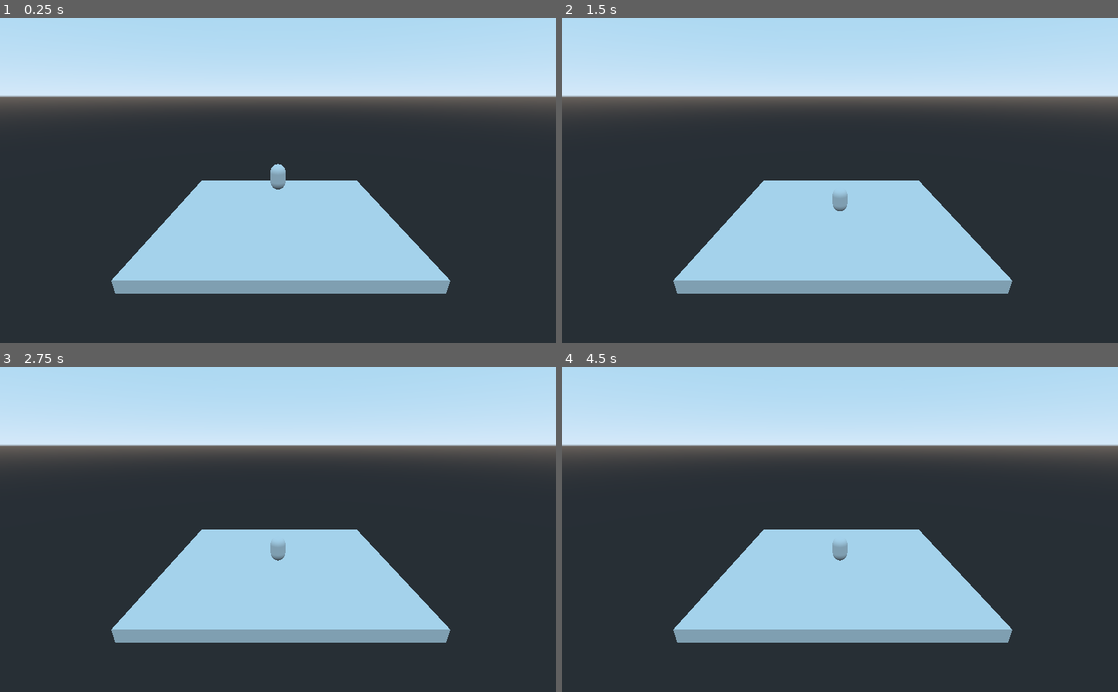
Above: before the commit, frames 1-4 (two rows, left to right).
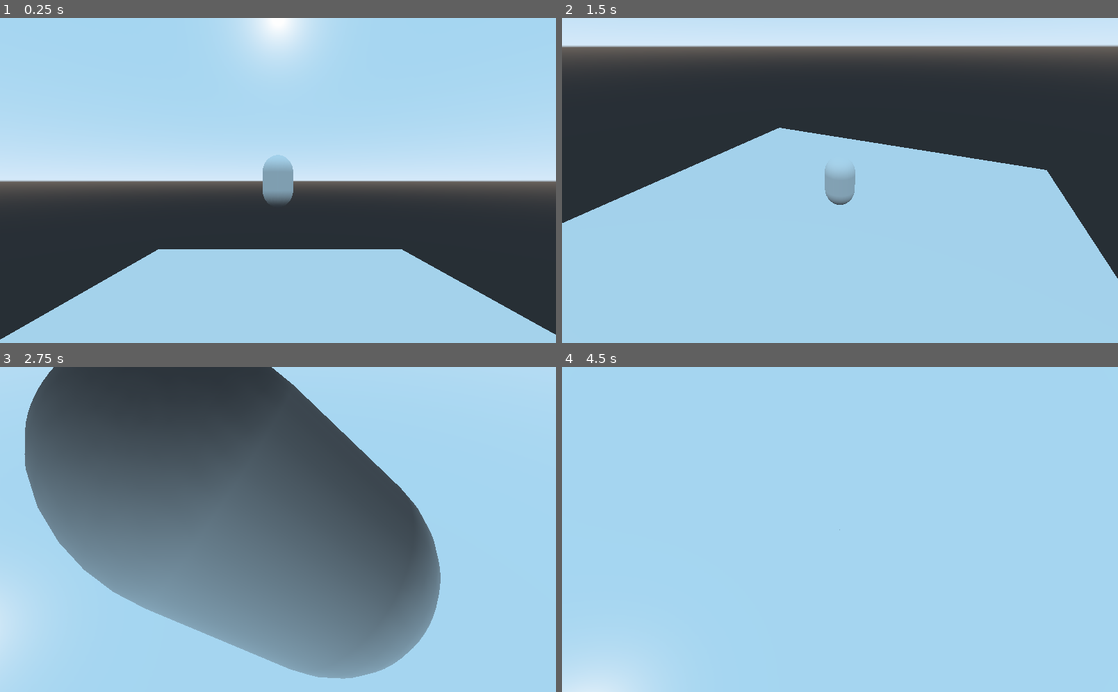
Above: after the commit, the same moments.

Repository: ayylol/CumbriaJam
Game: Godot game, scene res://MainGame.tscn
Two runs of this game, one before a commit and one after it. Both use one fixed random seed, a clock stepped at 60 frames per second and the inputs below.
Inputs (mouse positions are in pixels of both pictures, inside the frame that each line leads up to):
- Up to frame 1 (0.25 s): no input
- Up to frame 2 (1.5 s): move the mouse to (962, 164) at 0.52 s; tap Enter at 1.25 s; move the mouse to (728, 196) at 1.27 s
- Up to frame 3 (2.75 s): move the mouse to (333, 458) at 2.02 s
- Up to frame 4 (4.5 s): move the mouse to (812, 594) at 2.77 s; move the mouse to (1006, 578) at 3.52 s; move the mouse to (673, 480) at 4.27 s

The runs differ from the first frame. In frame 1, 62% of the frame differs, in the area x 0-100%, y 0-100%; in frame 2, 64%; in frame 3, 88%; in frame 4, 73%.

Commit message:
Added camera movement independent of player rotation

Diff:
--- /dev/null
+++ b/Camera.gd
@@ -0,0 +1,17 @@
+extends Spatial
+
+var camrot_h = 0
+var camrot_v = 0
+
+# Called when the node enters the scene tree for the first time.
+func _ready():
+	$H/V/Camera.add_exception(get_parent().get_node("Player"))
+
+func _input(event):
+	if event is InputEventMouseMotion:
+		camrot_h -= event.relative.x
+		camrot_v -= event.relative.y
+
+func _physics_process(delta):
+	$H.rotation_degrees.y = camrot_h
+	$H/V.rotation_degrees.x = camrot_v
--- a/MainGame.tscn
+++ b/MainGame.tscn
@@ -1,15 +1,12 @@
 [gd_scene load_steps=5 format=2]
+
+[ext_resource path="res://Player.tscn" type="PackedScene" id=1]
+[ext_resource path="res://Camera.gd" type="Script" id=2]
 
 [sub_resource type="BoxShape" id=1]
 extents = Vector3( 3.14364, 0.16657, 2.70353 )
 
 [sub_resource type="CubeMesh" id=2]
-
-[sub_resource type="CapsuleShape" id=3]
-radius = 0.231313
-height = 0.348594
-
-[sub_resource type="CapsuleMesh" id=4]
 
 [node name="Spatial" type="Spatial"]
 
@@ -23,18 +20,22 @@
 mesh = SubResource( 2 )
 material/0 = null
 
-[node name="DebugCam" type="Camera" parent="."]
-transform = Transform( 1, 0, 0, 0, 0.939931, 0.341364, 0, -0.341364, 0.939931, 0, 3.39281, 6.13547 )
+[node name="Player" parent="." instance=ExtResource( 1 )]
+transform = Transform( 1, 1.26721e-06, 0.000698131, 0, 0.999998, -0.00181514, -0.000698132, 0.00181514, 0.999998, 0, 2.1923, 0 )
 
-[node name="RigidBody" type="RigidBody" parent="."]
-transform = Transform( 1, 0, 0, 0, 1, 0, 0, 0, 1, 0, 1.52566, 0 )
+[node name="RemoteTransform" type="RemoteTransform" parent="Player"]
+remote_path = NodePath("../../CamRoot")
+update_rotation = false
+update_scale = false
 
-[node name="CollisionShape" type="CollisionShape" parent="RigidBody"]
-transform = Transform( 1, 0, 0, 0, -4.37114e-08, -1, 0, 1, -4.37114e-08, 0, -0.0174009, 0 )
-shape = SubResource( 3 )
+[node name="CamRoot" type="Spatial" parent="."]
+transform = Transform( 1, 1.26721e-06, 0.00069813, 0, 0.999998, -0.00181514, -0.000698132, 0.00181514, 0.999998, 0, 2.1923, 0 )
+script = ExtResource( 2 )
 
-[node name="MeshInstance" type="MeshInstance" parent="RigidBody"]
-transform = Transform( 0.215185, 0, 0, 0, -1.06806e-08, -0.244344, 0, 0.201942, -8.82718e-09, 0, -0.00933063, 0 )
-mesh = SubResource( 4 )
-skeleton = NodePath("")
-material/0 = null
+[node name="H" type="Spatial" parent="CamRoot"]
+
+[node name="V" type="Spatial" parent="CamRoot/H"]
+
+[node name="Camera" type="ClippedCamera" parent="CamRoot/H/V"]
+transform = Transform( 1, 0, 0, 0, 1, 0, 0, 0, 1, 0.00181675, 0, 3.25458 )
+process_mode = 1
--- /dev/null
+++ b/Player.tscn
@@ -0,0 +1,19 @@
+[gd_scene load_steps=3 format=2]
+
+[sub_resource type="CapsuleShape" id=1]
+radius = 0.231313
+height = 0.348594
+
+[sub_resource type="CapsuleMesh" id=2]
+
+[node name="RigidBody" type="RigidBody"]
+
+[node name="CollisionShape" type="CollisionShape" parent="."]
+transform = Transform( 1, 0, 0, 0, -4.37114e-08, -1, 0, 1, -4.37114e-08, 0, -0.0174009, 0 )
+shape = SubResource( 1 )
+
+[node name="MeshInstance" type="MeshInstance" parent="."]
+transform = Transform( 0.215185, 0, 0, 0, -8.82717e-09, -0.244344, 0, 0.201942, -1.06806e-08, 0, -0.00933063, 0 )
+mesh = SubResource( 2 )
+skeleton = NodePath("")
+material/0 = null
--- /dev/null
+++ b/PlayerCam.gd
@@ -0,0 +1,9 @@
+extends RemoteTransform
+
+export (NodePath) var TargetPath
+
+onready var TargetNode = get_node(TargetPath)
+onready var StartOffset = self.transform.origin - TargetNode.transform.origin
+
+func _process(delta):
+	self.transform.origin = TargetNode.transform.origin + StartOffset
--- a/project.godot
+++ b/project.godot
@@ -14,6 +14,29 @@
 run/main_scene="res://MainGame.tscn"
 config/icon="res://icon.png"
 
+[input]
+
+cam_up={
+"deadzone": 0.5,
+"events": [ Object(InputEventKey,"resource_local_to_scene":false,"resource_name":"","device":0,"alt":false,"shift":false,"control":false,"meta":false,"command":false,"pressed":false,"scancode":0,"physical_scancode":87,"unicode":0,"echo":false,"script":null)
+ ]
+}
+cam_down={
+"deadzone": 0.5,
+"events": [ Object(InputEventKey,"resource_local_to_scene":false,"resource_name":"","device":0,"alt":false,"shift":false,"control":false,"meta":false,"command":false,"pressed":false,"scancode":0,"physical_scancode":83,"unicode":0,"echo":false,"script":null)
+ ]
+}
+cam_left={
+"deadzone": 0.5,
+"events": [ Object(InputEventKey,"resource_local_to_scene":false,"resource_name":"","device":0,"alt":false,"shift":false,"control":false,"meta":false,"command":false,"pressed":false,"scancode":0,"physical_scancode":65,"unicode":0,"echo":false,"script":null)
+ ]
+}
+cam_right={
+"deadzone": 0.5,
+"events": [ Object(InputEventKey,"resource_local_to_scene":false,"resource_name":"","device":0,"alt":false,"shift":false,"control":false,"meta":false,"command":false,"pressed":false,"scancode":0,"physical_scancode":68,"unicode":0,"echo":false,"script":null)
+ ]
+}
+
 [physics]
 
 common/enable_pause_aware_picking=true
